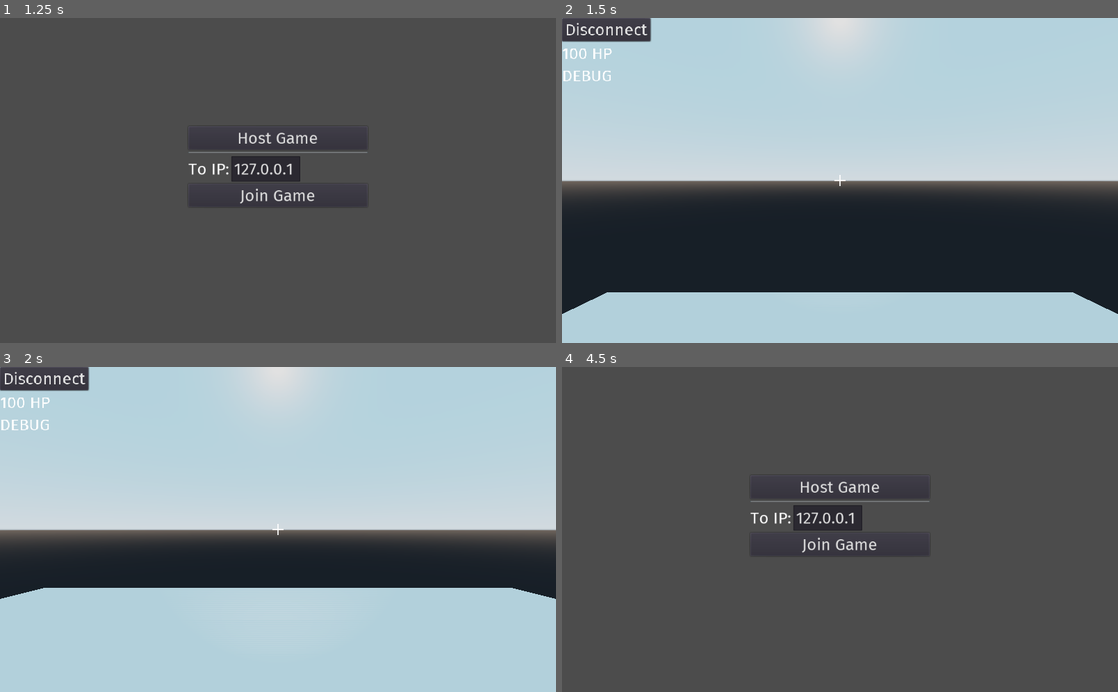
Above: before the commit, frames 1-4 (two rows, left to right).
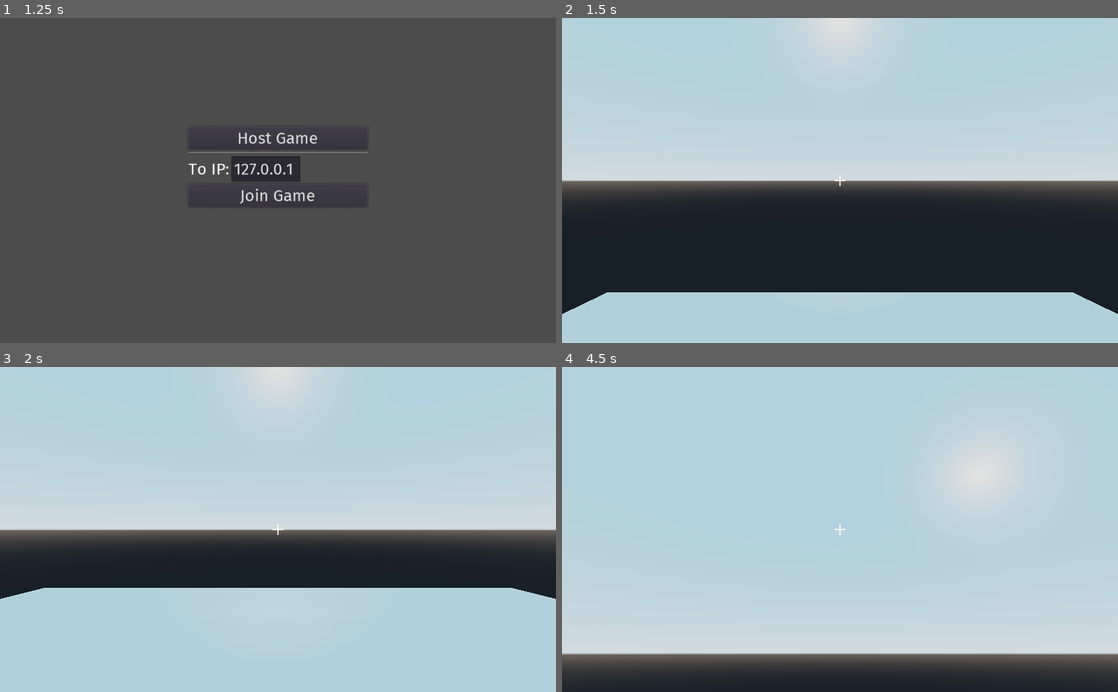
Above: after the commit, the same moments.

Repository: Norrox/Godot-Dead-Simple-Multiplayer-FPS
Game: Godot game, scene res://scenes/Lobby.tscn
Same seed, same stepped clock (60 frames per second), same inputs: the game is played once before the commit and once after it.
Inputs (mouse positions are in pixels of both pictures, inside the frame that each line leads up to):
- Up to frame 1 (1.25 s): tap Enter (ui_accept) at 0.5, 0.77 s; move the mouse to (400, 164) at 0.52 s; hold D (right) from 0.53 s (still down); tap F (Flashlight) at 0.6 s
- Up to frame 2 (1.5 s): release D (right) at 1.25 s; click "Host Game" at 1.25 s
- Up to frame 3 (2 s): no input
- Up to frame 4 (4.5 s): move the mouse to (812, 529) at 2.02 s; hold W (forward) 2.03-4.25 s; click (812, 529) at 2.1 s; tap Enter (ui_accept) at 2.27, 3.5, 3.77 s; move the mouse to (851, 523) at 2.77 s; tap F (Flashlight) at 2.85 s; move the mouse to (834, 536) at 3.52 s; click (834, 536) at 3.6 s; click (606, 380) at 4.25 s, where only the run before the commit has a clickable "Disconnect"

Frame 1 is identical in both runs. In frame 2, 1.4% of the frame differs, in the area x 0-17%, y 0-20%; in frame 3, 1.4%; in frame 4, 96%, in the area x 0-100%, y 0-100%.

Commit message:
Added more infos

Diff:
--- a/scenes/Player.tscn
+++ b/scenes/Player.tscn
@@ -69,22 +69,23 @@
 theme = SubResource( 5 )
 
 [node name="DisconnectButton" type="Button" parent="HUD"]
+visible = false
 margin_right = 163.0
 margin_bottom = 43.0
 text = "Disconnect"
 
 [node name="Health" type="Label" parent="HUD"]
-margin_top = 47.0
+visible = false
 margin_right = 163.0
-margin_bottom = 84.0
+margin_bottom = 37.0
 text = "100"
 __meta__ = {
 "_edit_use_anchors_": false
 }
 
 [node name="Debug" type="Label" parent="HUD"]
-margin_top = 88.0
+visible = false
 margin_right = 163.0
-margin_bottom = 125.0
+margin_bottom = 37.0
 text = "DEBUG"
 [connection signal="pressed" from="HUD/DisconnectButton" to="." method="_on_DisconnectButton_pressed"]
--- a/scripts/NETWORK.gd
+++ b/scripts/NETWORK.gd
@@ -10,6 +10,9 @@
 var spawn_node = null
 
 func _ready():
+	# Signals are only received from others
+	get_tree().connect("network_peer_connected", self, "_on_network_peer_connected")
+	get_tree().connect("network_peer_disconnected", self, "_on_network_peer_disconnected")
 	get_tree().connect("server_disconnected", self, "leave_game")
 
 # Lobby buttons ================================================================
@@ -42,10 +45,9 @@
 			spawn_player( get_tree().get_network_unique_id() )
 
 		# Other players and host will receive a signal to spawn you
-		get_tree().connect("network_peer_connected", self, "_on_network_peer_connected")
-		get_tree().connect("network_peer_disconnected", self, "_on_network_peer_disconnected")
+
 	else:
-		error("Error: Spawn node missing in the map, can't spawn Players!")
+		display_info("Error: Spawn node missing in the map, can't spawn Players!")
 
 func spawn_player(id):
 	var player_instance = load(player_scene).instance()
@@ -63,7 +65,8 @@
 
 # If a client id emitted the signal of connecting, spawn the player remotely:
 func _on_network_peer_connected(id):
-	if id != 1:
+	display_info("Connected with " + str(id))
+	if id != 1: # Do not spawn from the signal of the host
 		spawn_player(id)
 
 # If a client id emitted the signal of disconnecting, remove the player remotely:
@@ -71,10 +74,10 @@
 	if spawn_node.has_node(str(id)):
 		spawn_node.get_node(str(id)).queue_free()
 
-func error(text):
+func display_info(text):
 	var debug_node = Label.new()
 	add_child(debug_node)
 	debug_node.text = text
-	debug_node.set("custom_colors/font_color", Color(1,0,0))
+	debug_node.set("custom_colors/font_color", Color(0,0.5,0))
 	yield(get_tree().create_timer(3), "timeout")
 	debug_node.queue_free()
--- a/scripts/Player.gd
+++ b/scripts/Player.gd
@@ -12,9 +12,6 @@
 	var is_me = name == str( get_tree().get_network_unique_id() )
 	set_physics_process(is_me) # Keyboard inputs allowed
 	set_process_input(is_me) # Mouse vision allowed
-
-	if is_me: # If our player has spawned capture the mouse
-		Input.set_mouse_mode(Input.MOUSE_MODE_CAPTURED)
 
 	# Setup nodes:
 	$Camera.current = is_me
